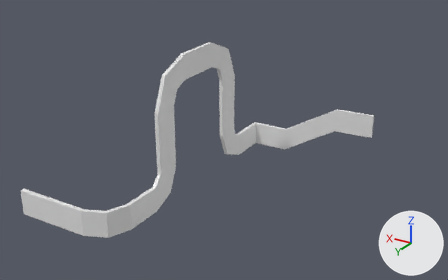
Renders of the FBX model Assets/3D Objects/untitled.fbx from each side of a commit.
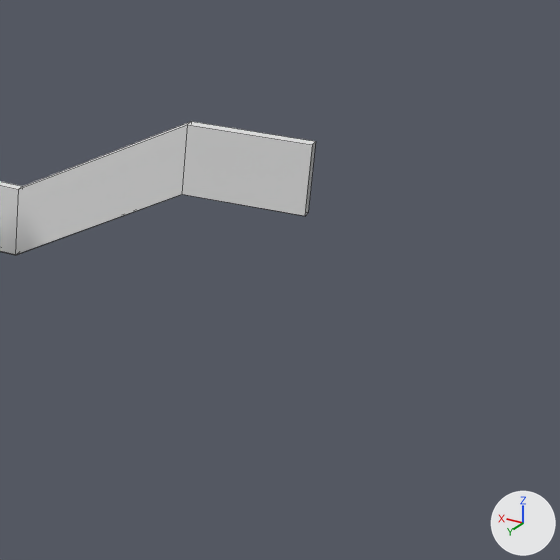
Each version appears first whole from a 50 mm lens placed at (-182.8, 218.7, 163.7), pointed at (-25.6, -43.3, 32.7), and next in a close-up on the part from 62% to 100% of the width and 26% to 86% of the height. The axes (+X, +Y, +Z) are drawn at lower right. The lights are the same throughout. The close-ups show mesh edges as thin lines.
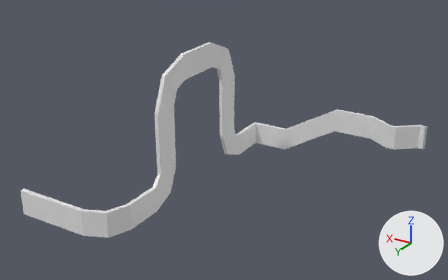
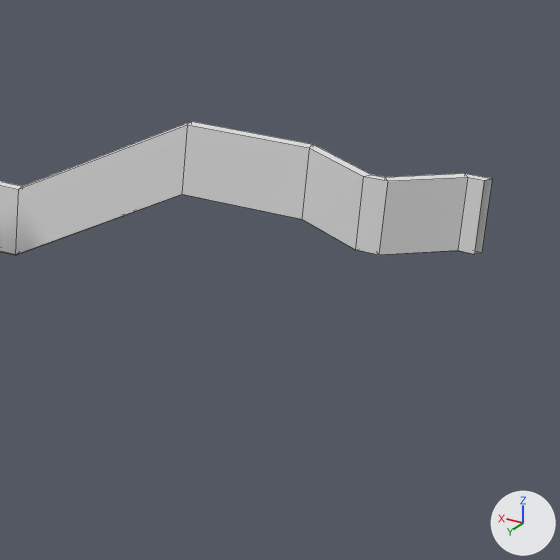
The edits, one by one:
me_cube_005 is used by ob_cube_004; location (54.2, 27.1, 0.0).
me_cube_005 had 133 vertices, 128 faces and spanned x -136.0..0.0, y -152.0..1.0, z -3.0..78.0.
me_cube_005 now has 157 vertices, 152 faces and spans x -167.0..0.0, y -150.0..1.0, z -3.0..78.0.
Part 1, on me_cube_005:
3 vertices are removed from x -136.0, y -152.0, z 17.0..31.0.
6 faces are deleted.
27 vertices are added at x -167.0..-136.0, y -150.0..-140.0, z 17.0..31.0.
30 new faces join them.

Boxes (x1, y1, x2, y2) around the edits, measured in the close-ups (560 x 560 px):
'Cube.004', reshaped
    before: (0, 121, 316, 255)
    after: (0, 121, 492, 255)
part 1 of me_cube_005, built on
    before: (192, 122, 316, 216)
    after: (192, 122, 492, 255)
